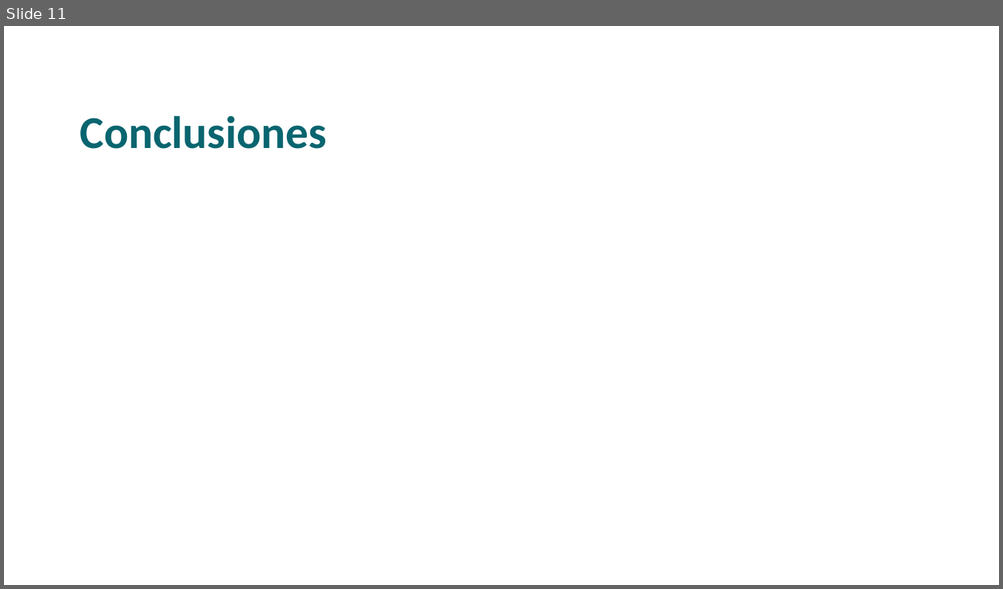
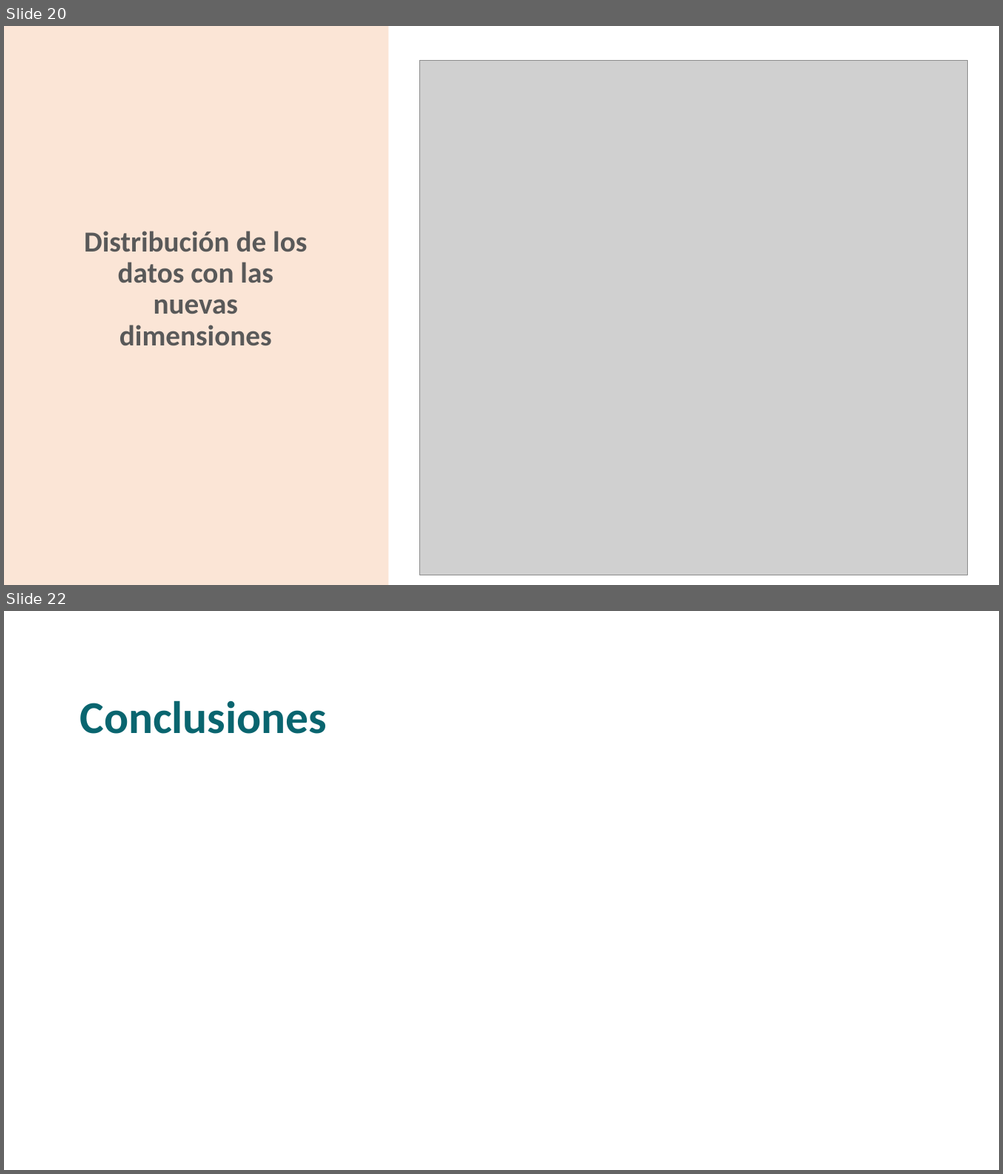
Before and after one commit to JuanAguilarDev/Data-mining-project, a slide deck: Plantilla Exposición.pptx. Shown one above the other, each under a label of ours: slide 11 before the commit, slides 20 and 22 after it; the slides between them are not shown. The pictures are 1003x589 and 1003x1174 pixels, drawn with LibreOffice and Linux fonts; fonts in the diff are those of the drawing; grey boxes stand for pictures; background and template pictures are left out. Boxes give left, top, right and bottom in pixels: in the first picture for what was removed or moved away, otherwise in the second. Text is boxed around its words. In the diff, an @@ line names an element or a change of style, - is before the commit and + after.

```diff
--- a/Plantilla Exposición.pptx
+++ b/Plantilla Exposición.pptx
@@ slide 20 added at (4, 26, 999, 585), background #FFFFFF @@
@@ rectangle added at (4, 26, 388, 585), fill #FBE5D6 @@
@@ picture added at (420, 60, 967, 575) @@
@@ title added at (84, 231, 307, 346), 28 pt, text #595959, bold @@
+Distribución de los datos con las nuevas dimensiones
@@ what was slide 11 is now slide 22 @@
```
Also in this commit, not shown: 5 slides changed, 14 other slides added, 4 slides removed.
